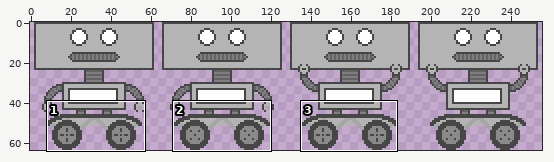
A sprite sheet gets an edit: collective-action-game/full_robot.png. The first picture is a wide view before the edit; the outline marks the close-up.
Close-up. Before:
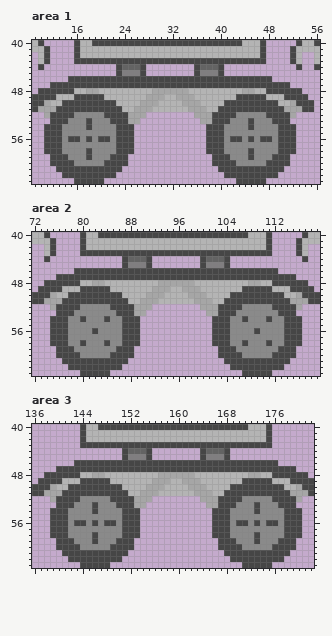
The file is 256x64 pixels. Shown: area 1: x 9..56, y 40..63; area 2: x 72..119, y 40..63; area 3: x 136..182, y 40..63. The commit also changed other parts of the picture, which this record leaves out.
Once edited:
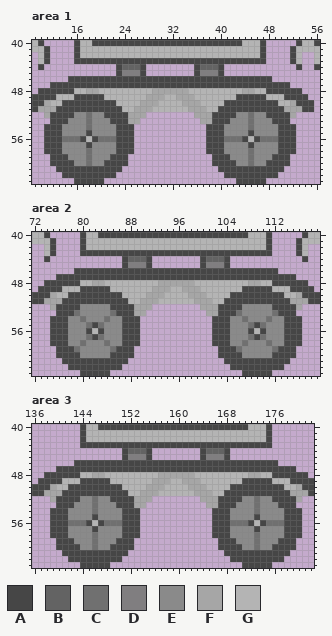
Palette (. is transparent): A #464646  B #636363  C #707070  D #807e80  E #8a8a8a  F #a6a6a6  G #b4b4b4
Edits made:
Area 1:
y 52: x 18 E -> C; x 45 E -> C
y 53..54: x 18 A -> C; x 45 A -> C
y 55: x 18 E -> A; x 45 E -> A
y 56: x 14..22 EAAEAEAAE -> CCCAGACCC; x 41..49 EAAEAEAAE -> CCCAGACCC
y 57: x 18 E -> A; x 45 E -> A
y 58..59: x 18 A -> C; x 45 A -> C
y 60: x 18 E -> C; x 45 E -> C
Area 2:
y 53: x 79 E -> C; x 85 E -> C; x 106 E -> C; x 112 E -> C
y 54: x 80 A -> C; x 84 A -> C; x 107 A -> C; x 111 A -> C
y 55: x 81..83 EEE -> CAC; x 108..110 EEE -> CAC
y 56: x 81..83 EAE -> AGA; x 108..110 EAE -> AGA
y 57: x 81..83 EEE -> CAC; x 108..110 EEE -> CAC
y 58: x 80 A -> C; x 84 A -> C; x 107 A -> C; x 111 A -> C
y 59: x 79 E -> C; x 85 E -> C; x 106 E -> C; x 112 E -> C
Area 3:
y 52: x 146 E -> C; x 173 E -> C
y 53..54: x 146 A -> C; x 173 A -> C
y 55: x 146 E -> A; x 173 E -> A
y 56: x 142..150 EAAEAEAAE -> CCCAGACCC; x 169..177 EAAEAEAAE -> CCCAGACCC
y 57: x 146 E -> A; x 173 E -> A
y 58..59: x 146 A -> C; x 173 A -> C
y 60: x 146 E -> C; x 173 E -> C
Where, in picture pixels (left, top, right, bottom), the same in both close-ups:
changed: (62, 112, 116, 166)
changed: (224, 112, 278, 166)
changed: (74, 310, 116, 352)
changed: (236, 310, 278, 352)
changed: (68, 496, 122, 550)
changed: (230, 496, 284, 550)
